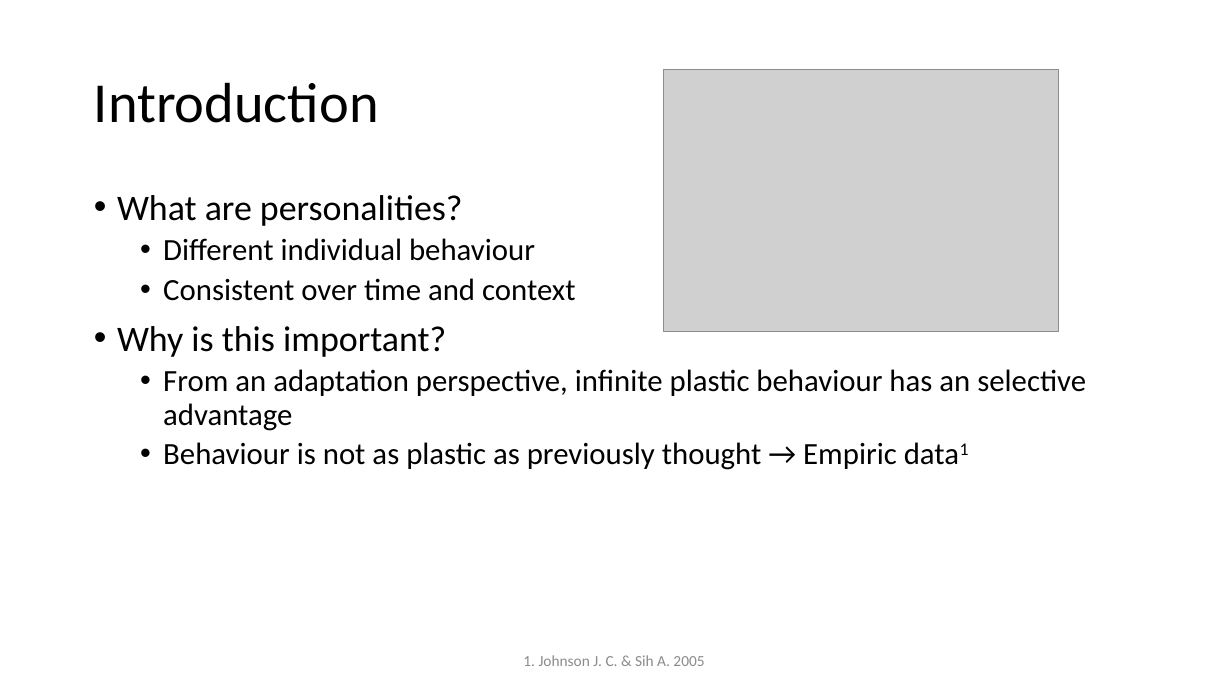
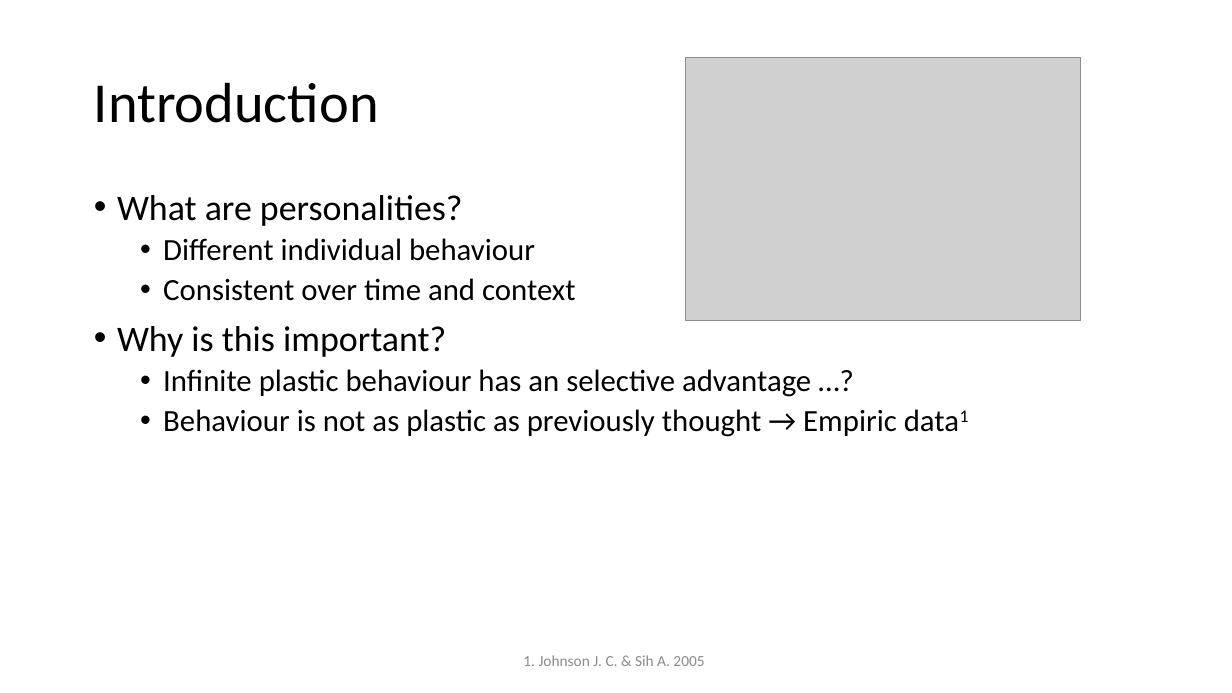
Before and after one commit to J-Damhuis/Cooperation, a slide deck: slide 2 of Presentations/Presentation_17-12-2018.pptx. Drawn at 1232x693 pixels with LibreOffice and Linux fonts; fonts in the diff are those of the drawing; grey boxes stand for pictures. Boxes give left, top, right and bottom in pixels: in the first picture for what was removed or moved away, otherwise in the second. Text is boxed around its words. In the diff, an @@ line names an element or a change of style, - is before the commit and + after.

```diff
--- a/Presentations/Presentation_17-12-2018.pptx
+++ b/Presentations/Presentation_17-12-2018.pptx
@@ picture: place and size @@
-picture at bbox=[664, 69, 1059, 332]
+picture at bbox=[686, 58, 1081, 321]
@@ text at bbox=[163, 369, 811, 397]: text changed @@
-  • From an adaptation perspective, infinite plastic behaviour has an selective advantage
+  • Infinite plastic behaviour has an selective advantage …?
```
Also in this commit, not shown: 5 other slides changed, 10 slides added, 2 slides removed, 1 other file.
